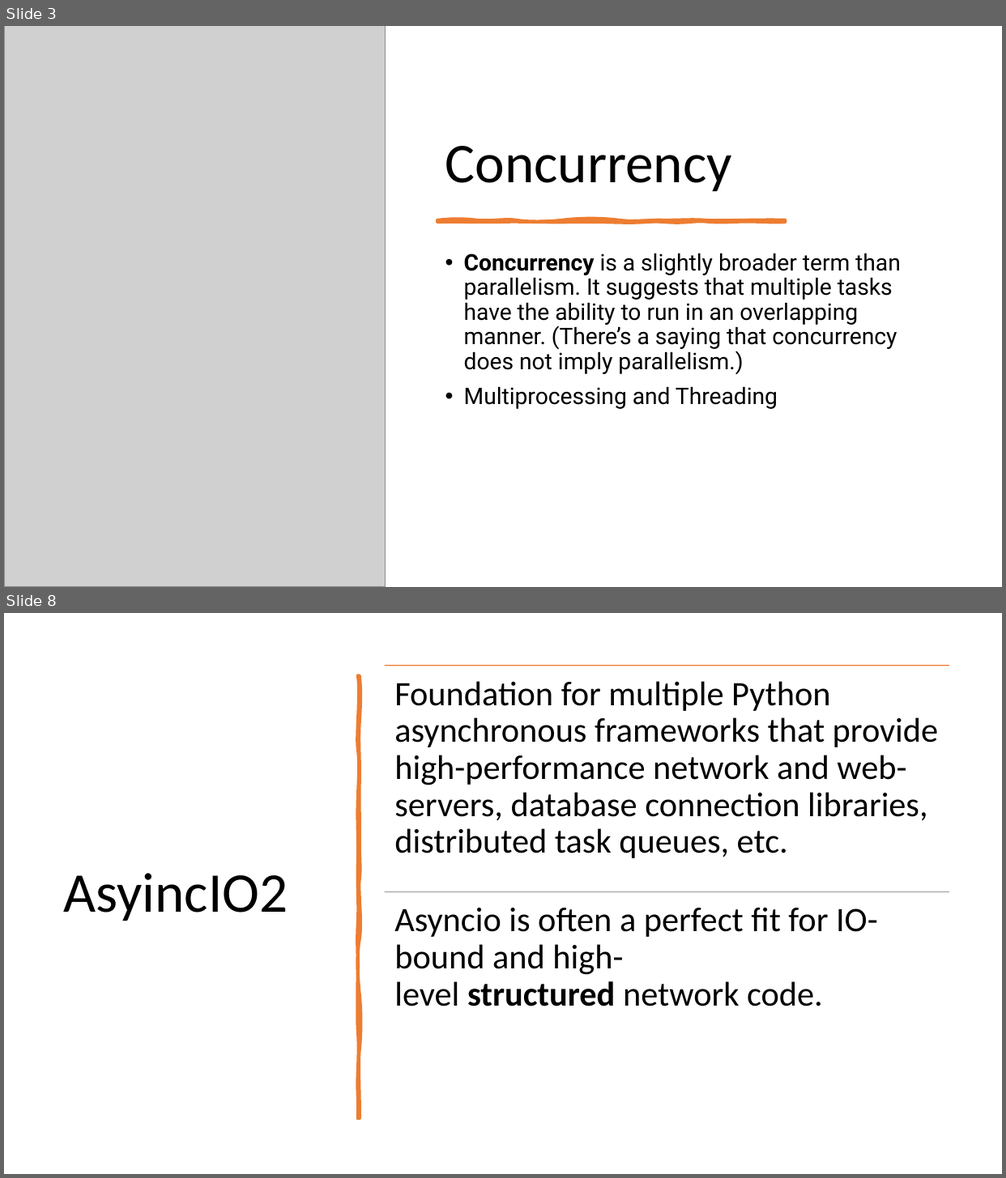
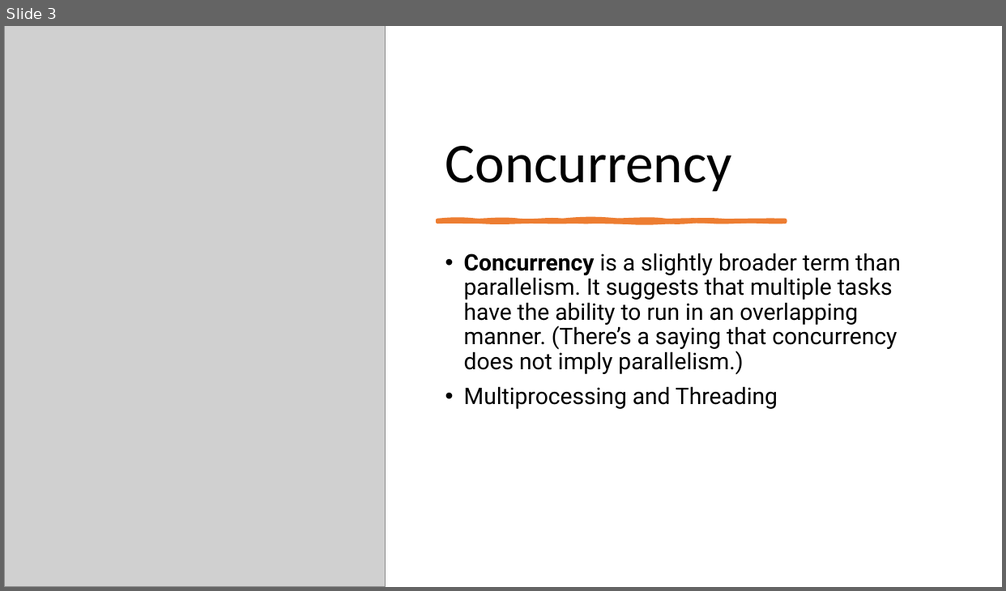
Before and after one commit to Scaleup-Excellenteam/final-exercise-damianti, a slide deck: controller/pptx_parser_/asyncio-intro.pptx. Shown one above the other, each under a label of ours: slides 3 and 8 before the commit, slide 3 after it; the slides between them are not shown. The pictures are 1006x1178 and 1006x591 pixels, drawn with LibreOffice and Linux fonts; fonts in the diff are those of the drawing; grey boxes stand for pictures. Boxes give left, top, right and bottom in pixels: in the first picture for what was removed or moved away, otherwise in the second. Text is boxed around its words. In the diff, an @@ line names an element or a change of style, - is before the commit and + after.

Commit message:
finished async io with gpt. it still doesnt work because of the key

```diff
--- a/controller/pptx_parser_/asyncio-intro.pptx
+++ b/controller/pptx_parser_/asyncio-intro.pptx
@@ slide 8 removed at (4,613,1002,1174), background #FFFFFF @@
@@ freeform shape removed at (358,676,360,1119) @@
@@ title removed at (63,873,288,922) @@
-AsyincIO2
@@ group removed at (385,666,949,1007): 2 lines, 2 texts @@
-Foundation for multiple Python asynchronous frameworks that provide high-performance network and web-servers, database connection libraries, distributed task queues, etc.
-Asyncio is often a perfect fit for IO-bound and high-level structured network code.
@@ slide 3 changed as well @@
@@ freeform shape at (437,220,785,222): outline redrawn @@
```
Also in this commit, not shown: 1 other slide changed, 6 other slides removed, 4 other files.
